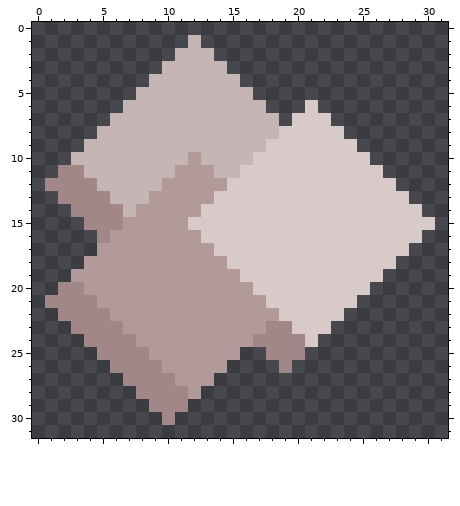
File history of a pixel-art sprite, sprites/items/litiy.png. Above: the version before the commit.
The file is 32x32 pixels.
After:
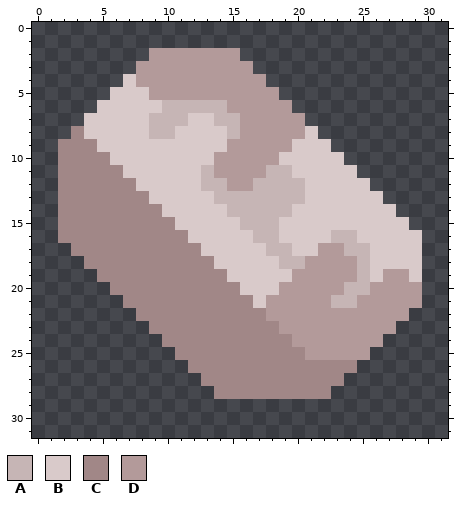
Palette (. is transparent): A #c6b5b5  B #d9caca  C #a18787  D #b39a9a
Changes in this commit:
@@ x 0..31 @@
  0 ................................
- 1 ............A...................
- 2 ...........AAA..................
- 3 ..........AAAAA.................
- 4 .........AAAAAAA................
- 5 ........AAAAAAAAA...............
- 6 .......AAAAAAAAAAA...B..........
- 7 ......AAAAAAAAAAAAA.BBB.........
- 8 .....AAAAAAAAAAAAAABBBBB........
- 9 ....AAAAAAAAAAAAAABBBBBBB.......
-10 ...AAAAAAAAADAAAABBBBBBBBB......
-11 ..CCAAAAAAADDDAABBBBBBBBBBB.....
-12 .CCCCAAAAADDDDDBBBBBBBBBBBBB....
-13 ..CCCCAAADDDDDBBBBBBBBBBBBBBB...
-14 ...CCCCADDDDDBBBBBBBBBBBBBBBBB..
-15 ....CCCDDDDDBBBBBBBBBBBBBBBBBBB.
-16 .....CDDDDDDDBBBBBBBBBBBBBBBBB..
-17 .....DDDDDDDDDBBBBBBBBBBBBBBB...
-18 ....DDDDDDDDDDDBBBBBBBBBBBBB....
-19 ...DDDDDDDDDDDDDBBBBBBBBBBB.....
-20 ..CCDDDDDDDDDDDDDBBBBBBBBB......
-21 .CCCCDDDDDDDDDDDDDBBBBBBB.......
-22 ..CCCCDDDDDDDDDDDDDBBBBB........
-23 ...CCCCDDDDDDDDDDDCCBBB.........
-24 ....CCCCDDDDDDDDDCCCCB..........
-25 .....CCCCDDDDDDD..CCC...........
-26 ......CCCCDDDDD....C............
-27 .......CCCCDDD..................
-28 ........CCCCD...................
-29 .........CCC....................
-30 ..........C.....................
+ 1 ................................
+ 2 .........DDDDDDD................
+ 3 ........DDDDDDDDD...............
+ 4 .......BDDDDDDDDDD..............
+ 5 ......BBBDDDDDDDDDD.............
+ 6 .....BBBBBAAAAADDDDD............
+ 7 ....BBBBBAAABBAADDDDD...........
+ 8 ...CBBBBBAABBBBADDDDDB..........
+ 9 ..CCCBBBBBBBBBBDDDDDBBB.........
+10 ..CCCCBBBBBBBBDDDDDBBBBB........
+11 ..CCCCCBBBBBBADDDDAABBBBB.......
+12 ..CCCCCCBBBBBAADDAAAABBBBB......
+13 ..CCCCCCCBBBBBAAAAAAABBBBBB.....
+14 ..CCCCCCCCBBBBBAAAAABBBBBBBB....
+15 ..CCCCCCCCCBBBBBAAABBBBBBBBBB...
+16 ..CCCCCCCCCCBBBBBAABBBBAABBBBB..
+17 ...CCCCCCCCCCBBBBBAABBDDAABBBB..
+18 ....CCCCCCCCCCBBBBBAADDDDABBBB..
+19 .....CCCCCCCCCCBBBBBDDDDDABDDB..
+20 ......CCCCCCCCCCBBBDDDDDAADDDD..
+21 .......CCCCCCCCCCBDDDDDAADDDDD..
+22 ........CCCCCCCCCCDDDDDDDDDDD...
+23 .........CCCCCCCCCCDDDDDDDDD....
+24 ..........CCCCCCCCCCDDDDDDD.....
+25 ...........CCCCCCCCCCDDDDD......
+26 ............CCCCCCCCCCCCC.......
+27 .............CCCCCCCCCCC........
+28 ..............CCCCCCCCC.........
+29 ................................
+30 ................................
 31 ................................
Where, in picture pixels (left, top, right, bottom), the same in both pictures:
changed: (45, 35, 435, 425)
